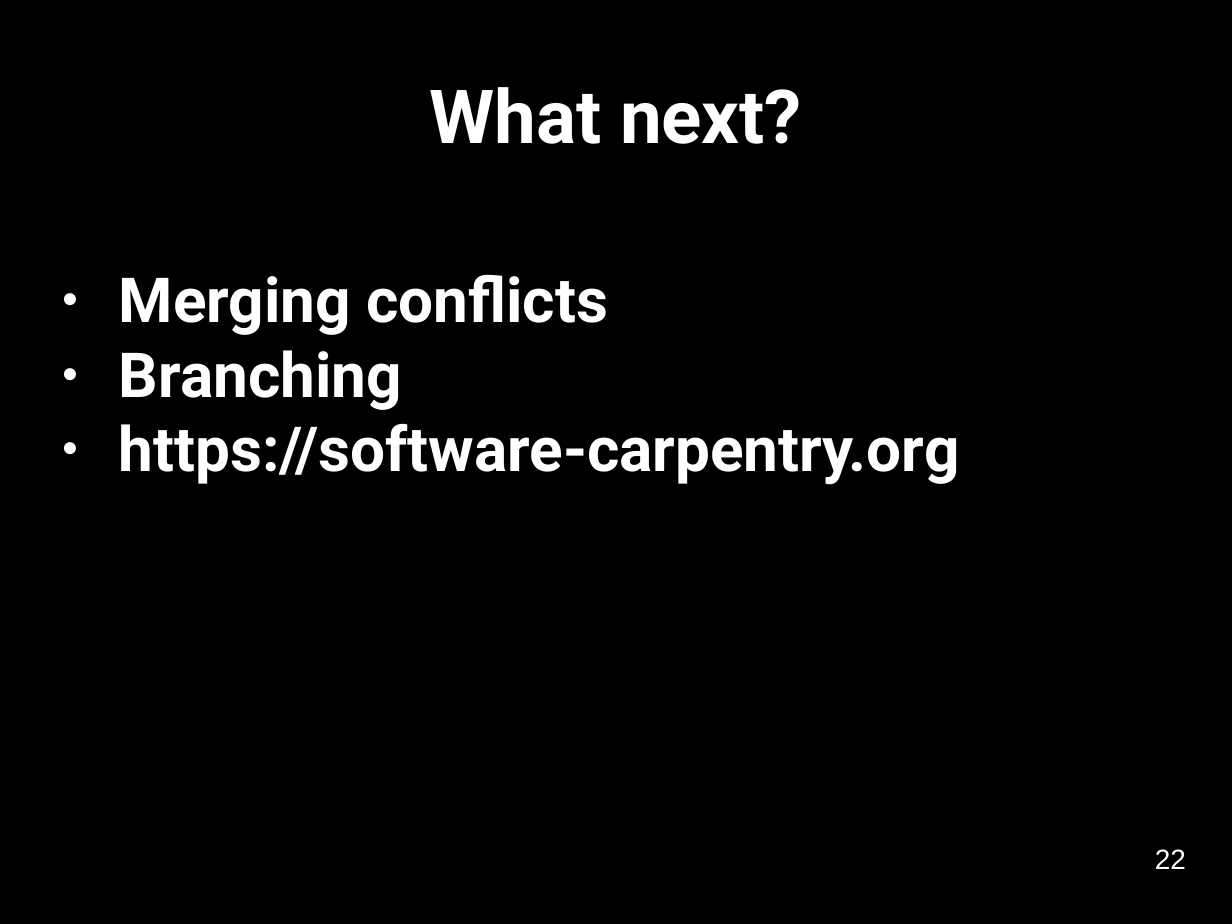
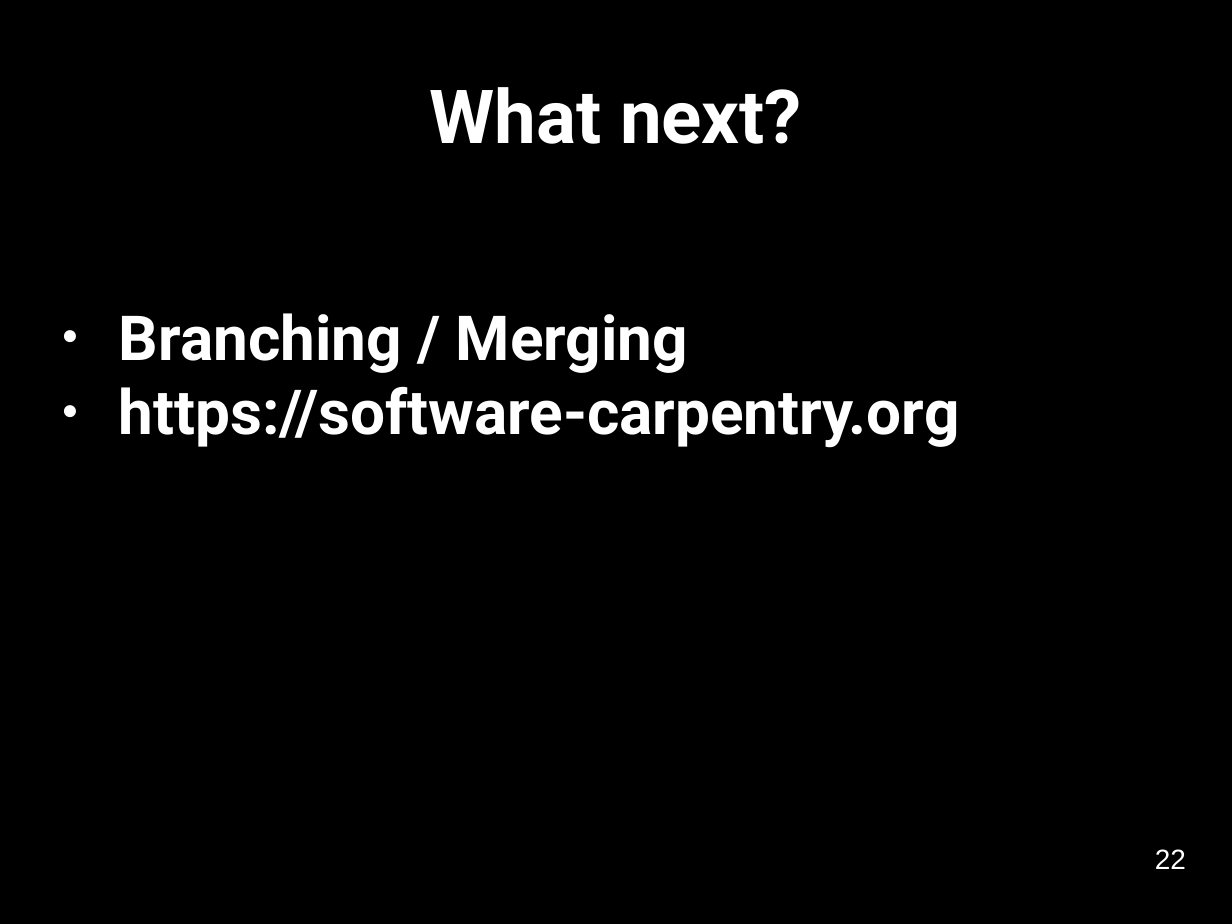
Before and after one commit to Southampton-RSG/2015-09-17-southampton, a slide deck: slide 31 of novice/git/version-control-with-git-slides.odp (slide 27 before the commit). Drawn at 1232x924 pixels with LibreOffice and Linux fonts; fonts in the diff are those of the drawing. Boxes give left, top, right and bottom in pixels: in the first picture for what was removed or moved away, otherwise in the second. Text is boxed around its words. In the diff, an @@ line names an element or a change of style, - is before the commit and + after.

```diff
--- a/novice/git/version-control-with-git-slides.odp
+++ b/novice/git/version-control-with-git-slides.odp
@@ subtitle "Branching / Merging": place and size @@
-subtitle "Branching / Merging" at [119, 274, 960, 485]
+subtitle "Branching / Merging" at [119, 313, 960, 448]
@@ subtitle at [119, 313, 688, 373]: text changed @@
-● Merging conflicts
-● Branching
+● Branching / Merging
```
Also in this commit, not shown: 1 other slide changed, 4 slides added, 4 other files.
